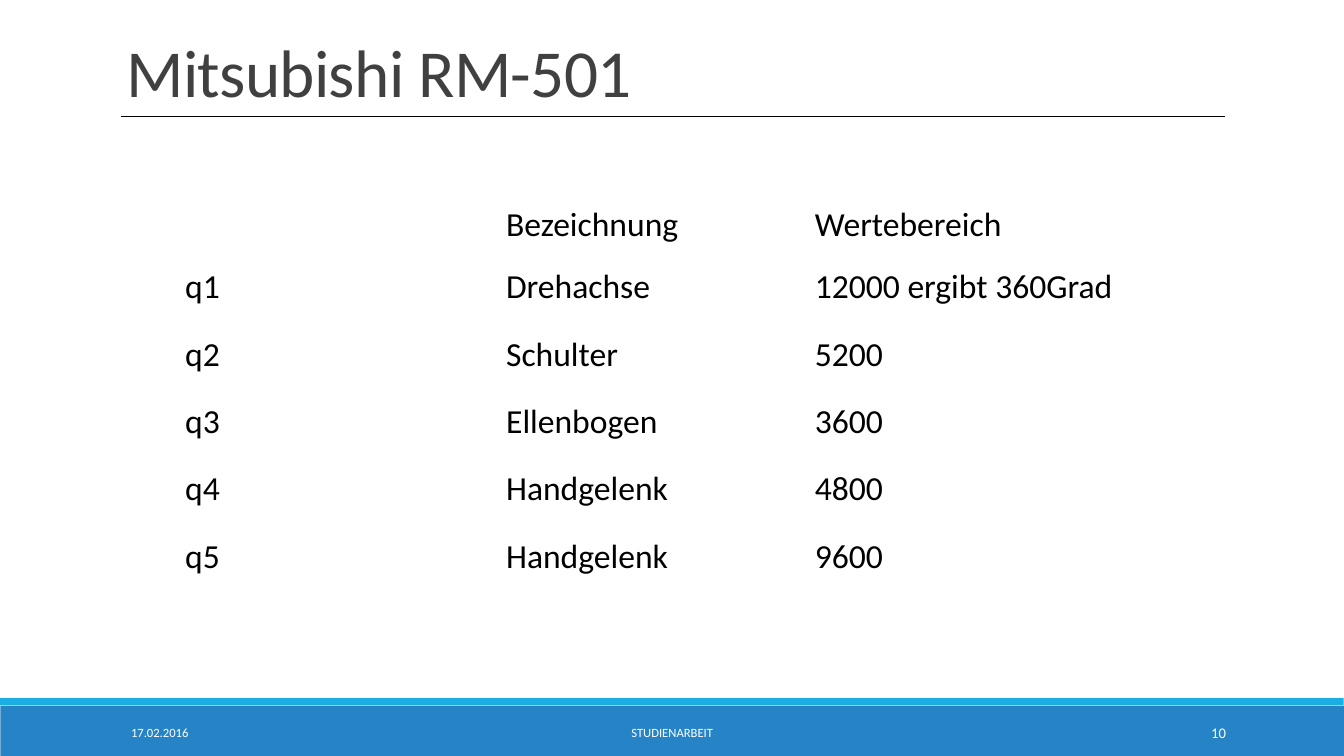
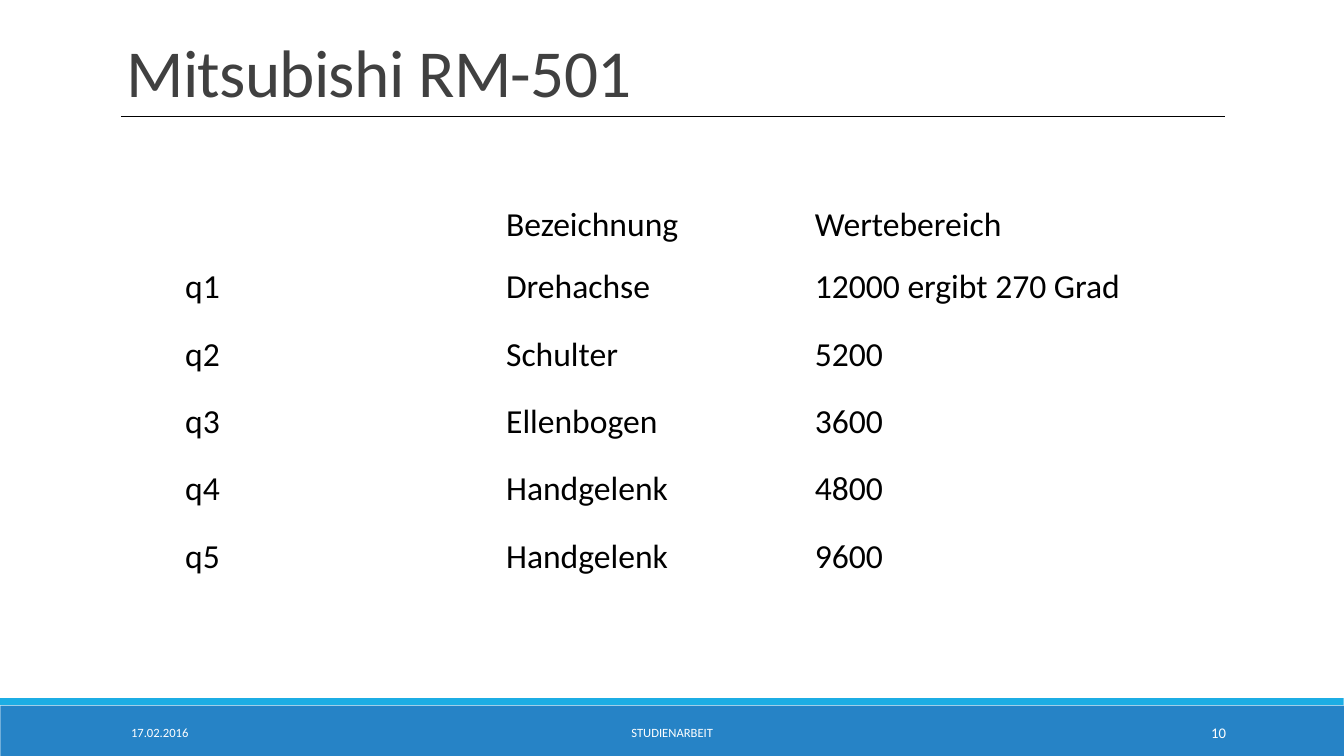
Before and after one commit to Twilight-Git/swm6_project_objectrobotracker, a slide deck: slide 10 of doc/Studienarbeit.pptx. Drawn at 1344x756 pixels with LibreOffice and Linux fonts; fonts in the diff are those of the drawing. Boxes give left, top, right and bottom in pixels: in the first picture for what was removed or moved away, otherwise in the second. Text is boxed around its words. In the diff, an @@ line names an element or a change of style, - is before the commit and + after.

```diff
--- a/doc/Studienarbeit.pptx
+++ b/doc/Studienarbeit.pptx
@@ table at (177,193,1173,591) @@
-row 2, column 3: 12000 ergibt 360Grad
+row 2, column 3: 12000 ergibt 270 Grad
```
Also in this commit, not shown: 1 other slide changed.
